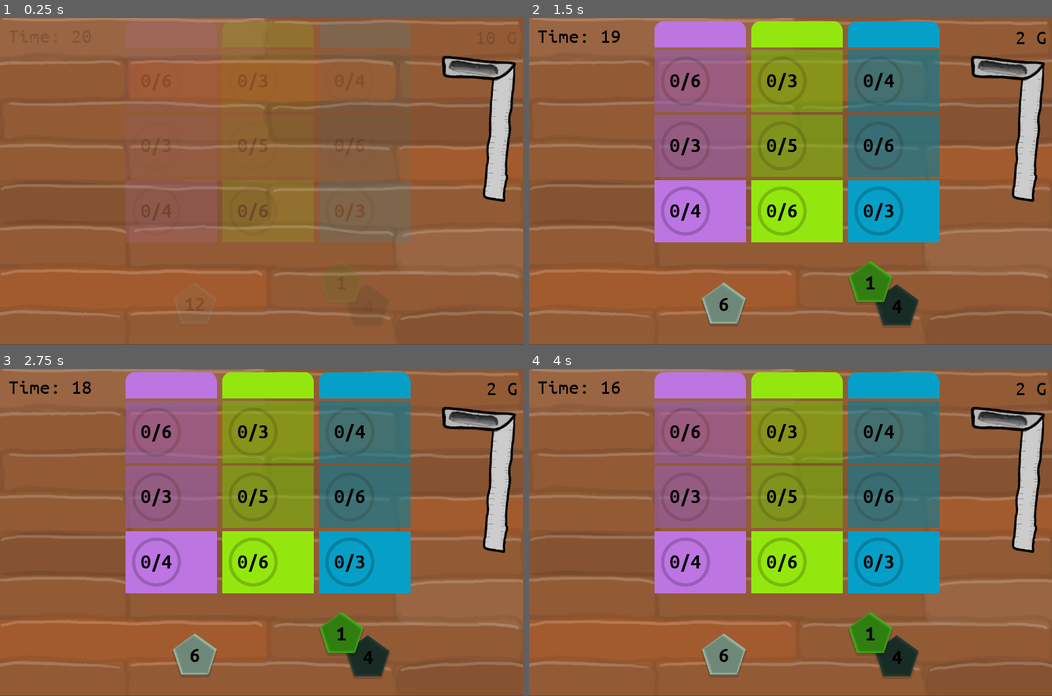
Above: before the commit, frames 1-4 (two rows, left to right).
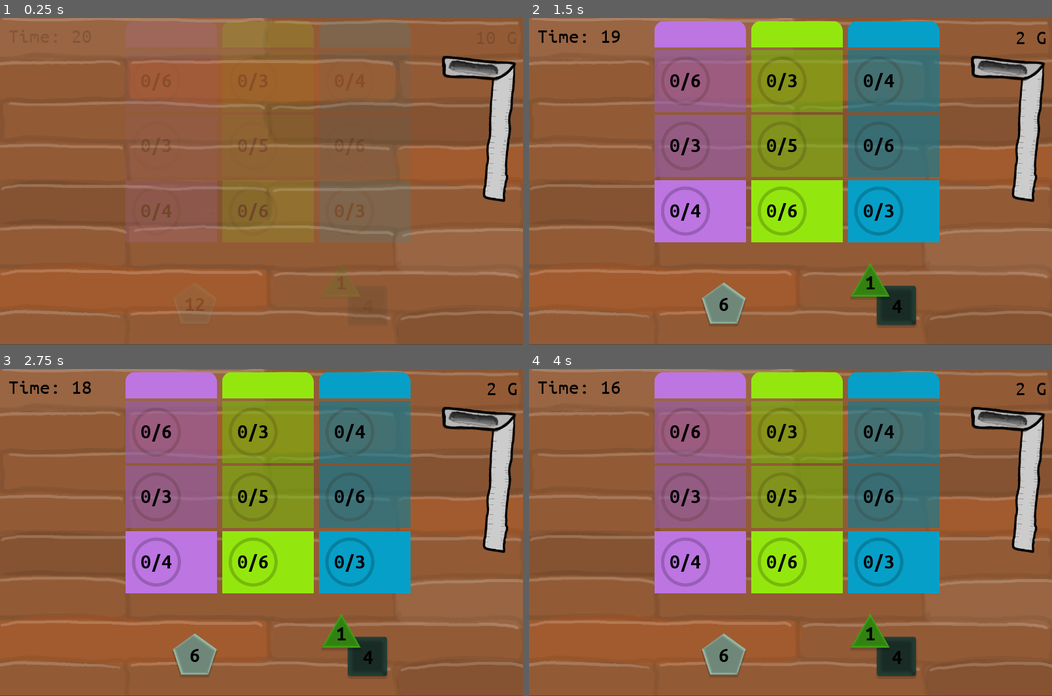
Above: after the commit, the same moments.

Repository: matzebond/DiceRepair
Game: Godot game, scene res://scenes/screens/RootNode.tscn
The game is run twice, just before and just after one commit, with the same random seed, the same clock (stepped at 60 frames per second) and the same inputs.
Inputs (mouse positions are in pixels of both pictures, inside the frame that each line leads up to):
- Up to frame 1 (0.25 s): no input
- Up to frame 2 (1.5 s): drag from (895, 305) to (701, 80) at 0.52 s; tap Enter at 1.25 s; drag from (868, 282) to (701, 80) at 1.27 s
- Up to frame 3 (2.75 s): tap Space at 2 s; move the mouse to (193, 653) at 2.02 s; click (193, 653) at 2.17 s
- Up to frame 4 (4 s): tap Enter at 2.75 s; drag from (764, 597) to (701, 496) at 2.77 s; tap Space at 3.5 s; move the mouse to (947, 581) at 3.52 s; click (947, 581) at 3.67 s

The runs differ from the first frame. In frame 2, 0.6% of the frame differs, in the area x 61-75%, y 74-94%; in frame 3, 0.6%; in frame 4, 0.6%.

Commit message:
Fix die images

Diff:
--- a/scenes/die/Die.gd
+++ b/scenes/die/Die.gd
@@ -6,7 +6,7 @@
 static func D6(col = null):
     if not col:
         col = random_color()
-    return {"sprite": load("res://assets/img/dice/dice_quint.png"),
+    return {"sprite": load("res://assets/img/dice/dice_quad.png"),
             "faces": [1,2,3,4,5,6],
             "cost":  6,
             "color": col}
@@ -14,7 +14,7 @@
 static func D8(col = null):
     if not col:
         col = random_color()
-    return {"sprite": load("res://assets/img/dice/dice_quint.png"),
+    return {"sprite": load("res://assets/img/dice/dice_tri.png"),
             "faces": [1,2,3,4,5,6,7,8],
             "cost":  8,
             "color": col}
